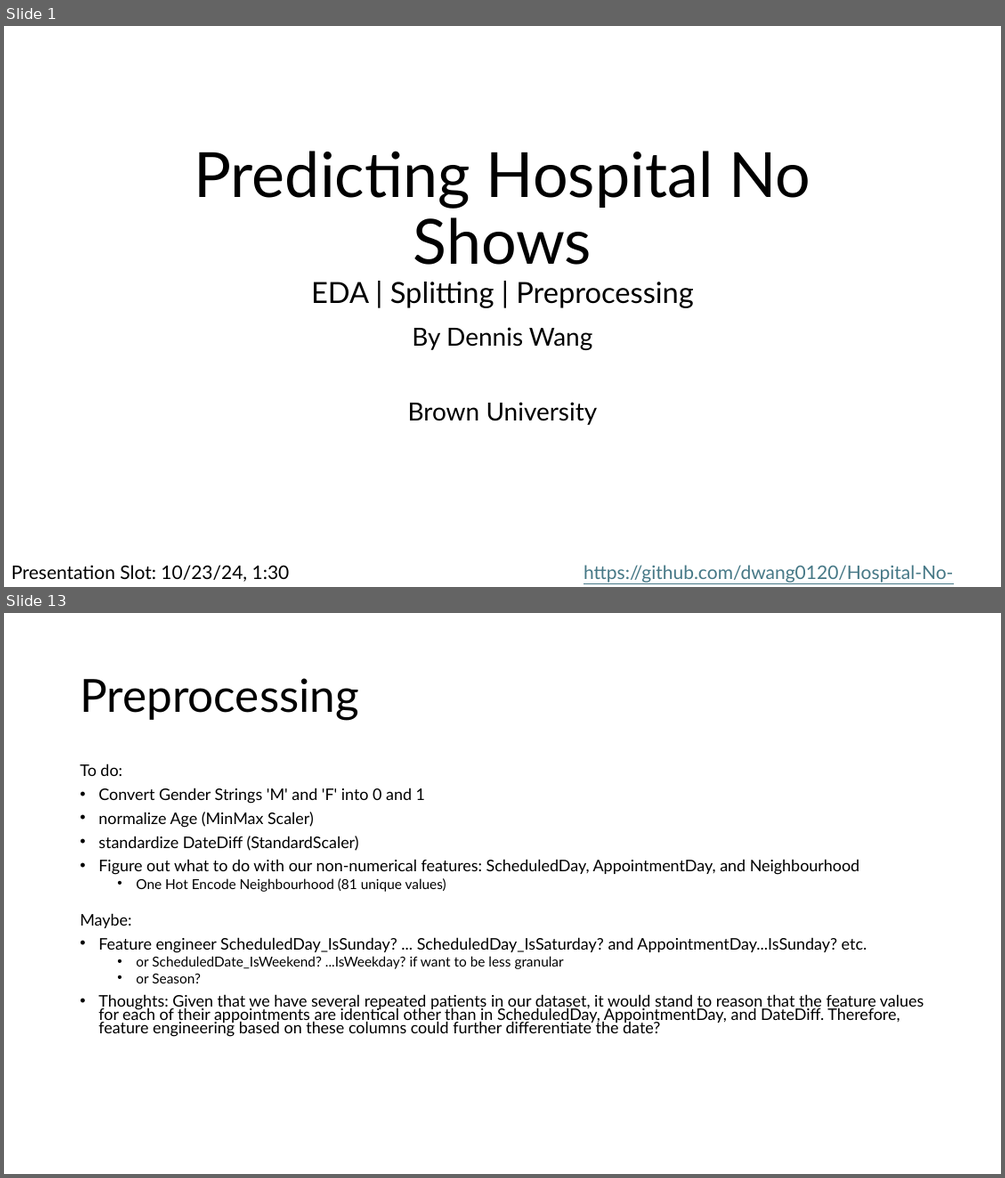
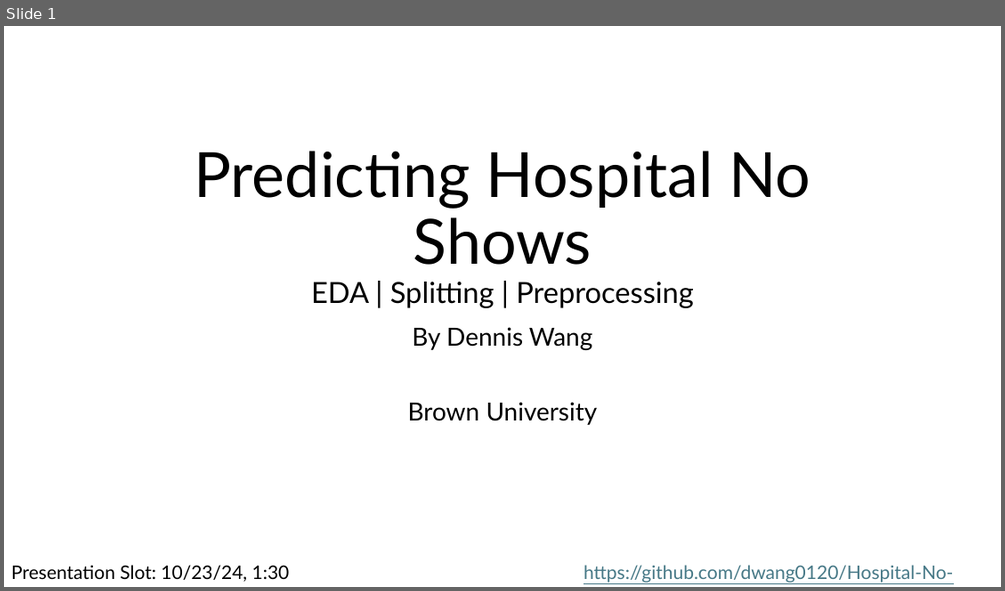
Before and after one commit to dwang0120/Hospital-No-Shows, a slide deck: Hospital No Shows.pptx. Shown one above the other, each under a label of ours: slides 1 and 13 before the commit, slide 1 after it; the slides between them are not shown. The pictures are 1005x1178 and 1005x591 pixels, drawn with LibreOffice and Linux fonts; fonts in the diff are those of the drawing. Boxes give left, top, right and bottom in pixels: in the first picture for what was removed or moved away, otherwise in the second. Text is boxed around its words. In the diff, an @@ line names an element or a change of style, - is before the commit and + after.

Commit message:
finished preprocessing and draft of ppt

```diff
--- a/Hospital No Shows.pptx
+++ b/Hospital No Shows.pptx
@@ slide 13 removed at box(4, 613, 1001, 1174), background #FFFFFF @@
@@ title removed at box(80, 678, 359, 720) @@
-Preprocessing
@@ text removed at box(80, 763, 923, 1037) @@
-To do:
-• Convert Gender Strings 'M' and 'F' into 0 and 1
-• normalize Age (MinMax Scaler)
-• standardize DateDiff (StandardScaler)
-• Figure out what to do with our non-numerical features: ScheduledDay, AppointmentDay, and Neighbourhood
-  • One Hot Encode Neighbourhood (81 unique values)
-Maybe:
-• Feature engineer ScheduledDay_IsSunday? ... ScheduledDay_IsSaturday? and AppointmentDay...IsSunday? etc.
-  • or ScheduledDate_IsWeekend? ...IsWeekday? if want to be less granular
-  • or Season?
-• Thoughts: Given that we have several repeated patients in our dataset, it would stand to reason that the feature values for each of their appointments are identical other than in ScheduledDay, AppointmentDay, and DateDiff. Therefore, feature engineering based on these columns could further differentiate the date?
```
Also in this commit, not shown: 9 slides changed, 9 slides added, 2 other slides removed, 1 other file.
